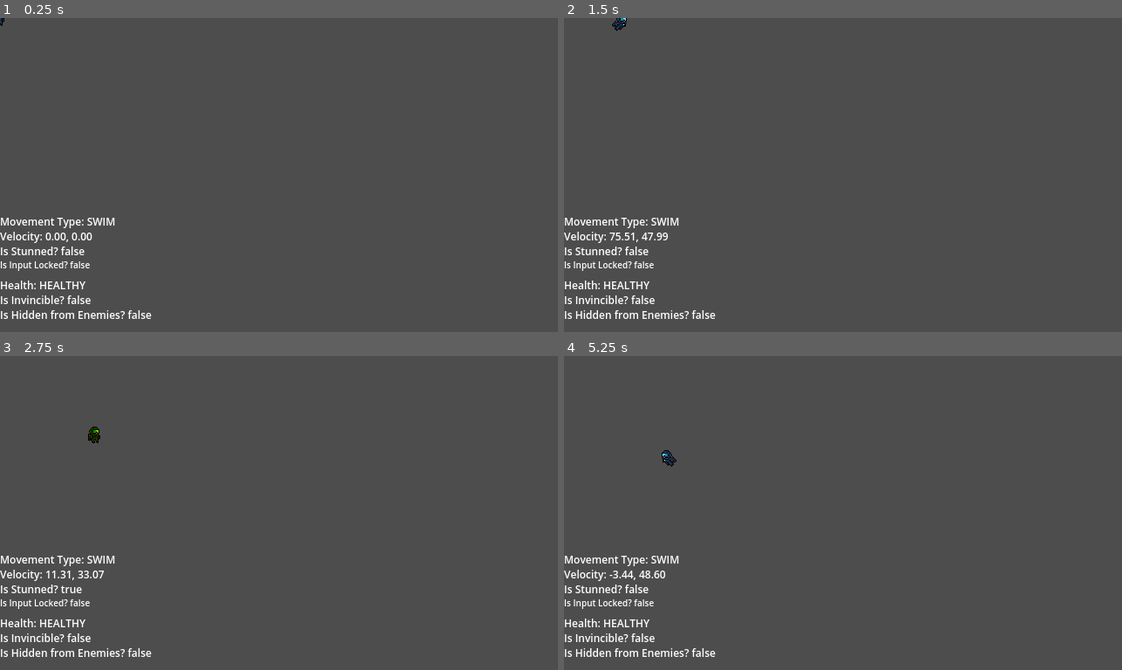
Above: before the commit, frames 1-4 (two rows, left to right).
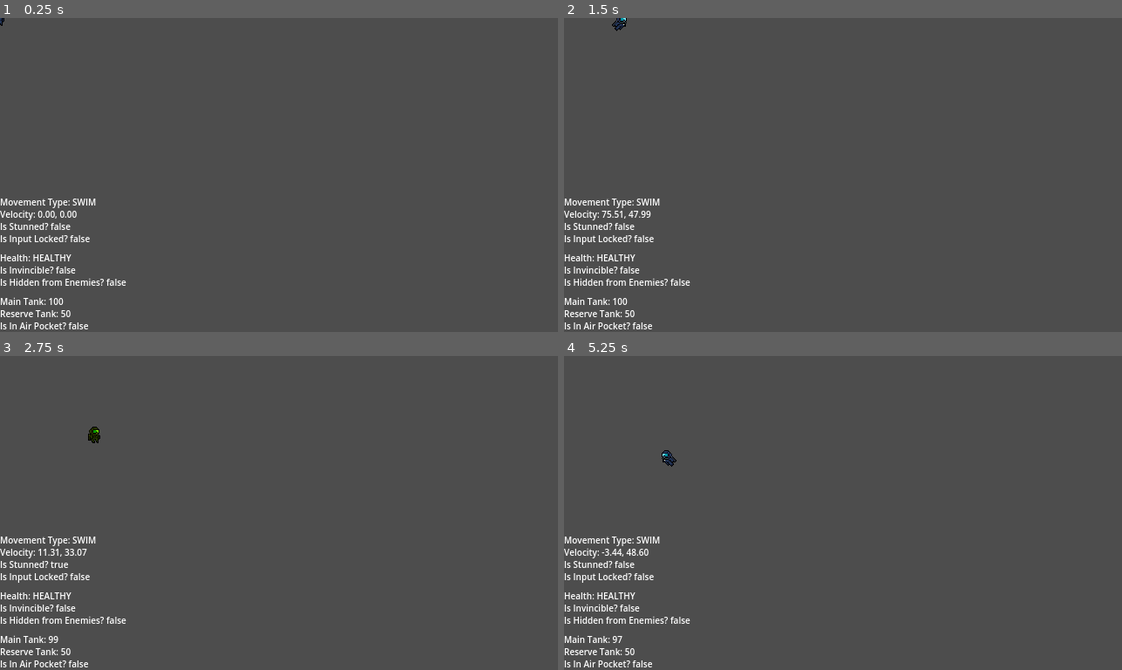
Above: after the commit, the same moments.

Repository: Absolute-Cinema-GameDev/callisto-game
Game: Godot game, scene res://scenes/entities/player/player.tscn
Same seed, same stepped clock (60 frames per second), same inputs: the game is played once before the commit and once after it. This scene is started directly instead of the project's main scene.
Inputs:
- Up to frame 1 (0.25 s): no input
- Up to frame 2 (1.5 s): tap Enter at 0.5 s; hold D (move_right) 0.53-1.28 s; hold Space (interact) 0.53-1.28 s; hold S (move_down) from 1.28 s (still down); tap Space (interact) at 1.35 s
- Up to frame 3 (2.75 s): release S (move_down) at 2.03 s; hold D (move_right) from 2.03 s (still down); hold Space (interact) from 2.03 s (still down)
- Up to frame 4 (5.25 s): release D (move_right) at 2.78 s; release Space (interact) at 2.78 s; hold W (move_up) 2.78-3.53 s; tap Space (interact) at 2.85, 4.35, 5 s; hold Space (interact) 3.53-4.28 s; hold A (move_left) 3.53-5.03 s; hold S (move_down) from 5.03 s (still down); hold Space (interact) from 5.03 s (still down)

The runs differ from the first frame. In frame 1, 2.9% of the frame differs, in the area x 0-28%, y 57-100%; in frame 2, 2.9%; in frame 3, 2.8%; in frame 4, 2.9%.

Commit message:
feat: adjust player debug HUD

Diff:
--- a/scenes/entities/player/player.tscn
+++ b/scenes/entities/player/player.tscn
@@ -228,8 +228,8 @@
 
 [node name="Container" type="VBoxContainer" parent="DebugHUD/HUDBase"]
 layout_mode = 0
-offset_top = -135.0
-offset_right = 204.0
+offset_top = -156.0
+offset_right = 151.0
 theme_override_constants/separation = 8
 
 [node name="MovementGroup" type="VBoxContainer" parent="DebugHUD/HUDBase/Container"]
@@ -238,17 +238,17 @@
 
 [node name="MovementType" type="Label" parent="DebugHUD/HUDBase/Container/MovementGroup"]
 layout_mode = 2
-theme_override_font_sizes/font_size = 12
+theme_override_font_sizes/font_size = 10
 text = "Movement Type: SWIM"
 
 [node name="Velocity" type="Label" parent="DebugHUD/HUDBase/Container/MovementGroup"]
 layout_mode = 2
-theme_override_font_sizes/font_size = 12
+theme_override_font_sizes/font_size = 10
 text = "Velocity: 0, 0"
 
 [node name="Stunned" type="Label" parent="DebugHUD/HUDBase/Container/MovementGroup"]
 layout_mode = 2
-theme_override_font_sizes/font_size = 12
+theme_override_font_sizes/font_size = 10
 text = "Is Stunned? FALSE"
 
 [node name="InputLock" type="Label" parent="DebugHUD/HUDBase/Container/MovementGroup"]
@@ -262,17 +262,17 @@
 
 [node name="Health" type="Label" parent="DebugHUD/HUDBase/Container/HealthGroup"]
 layout_mode = 2
-theme_override_font_sizes/font_size = 12
+theme_override_font_sizes/font_size = 10
 text = "Health: HEALTHY"
 
 [node name="Invincible" type="Label" parent="DebugHUD/HUDBase/Container/HealthGroup"]
 layout_mode = 2
-theme_override_font_sizes/font_size = 12
+theme_override_font_sizes/font_size = 10
 text = "Is Invincible? FALSE"
 
 [node name="Hidden" type="Label" parent="DebugHUD/HUDBase/Container/HealthGroup"]
 layout_mode = 2
-theme_override_font_sizes/font_size = 12
+theme_override_font_sizes/font_size = 10
 text = "Is Hidden from Enemies? FALSE"
 
 [node name="OxygenGroup" type="VBoxContainer" parent="DebugHUD/HUDBase/Container"]
@@ -281,17 +281,17 @@
 
 [node name="MainTank" type="Label" parent="DebugHUD/HUDBase/Container/OxygenGroup"]
 layout_mode = 2
-theme_override_font_sizes/font_size = 12
+theme_override_font_sizes/font_size = 10
 text = "Main Tank: 0"
 
 [node name="ReserveTank" type="Label" parent="DebugHUD/HUDBase/Container/OxygenGroup"]
 layout_mode = 2
-theme_override_font_sizes/font_size = 12
+theme_override_font_sizes/font_size = 10
 text = "Reserve Tank: 0"
 
 [node name="AirPocket" type="Label" parent="DebugHUD/HUDBase/Container/OxygenGroup"]
 layout_mode = 2
-theme_override_font_sizes/font_size = 12
+theme_override_font_sizes/font_size = 10
 text = "Is In Air Pocket? FALSE"
 
 [connection signal="health_changed" from="." to="." method="_on_health_changed"]
